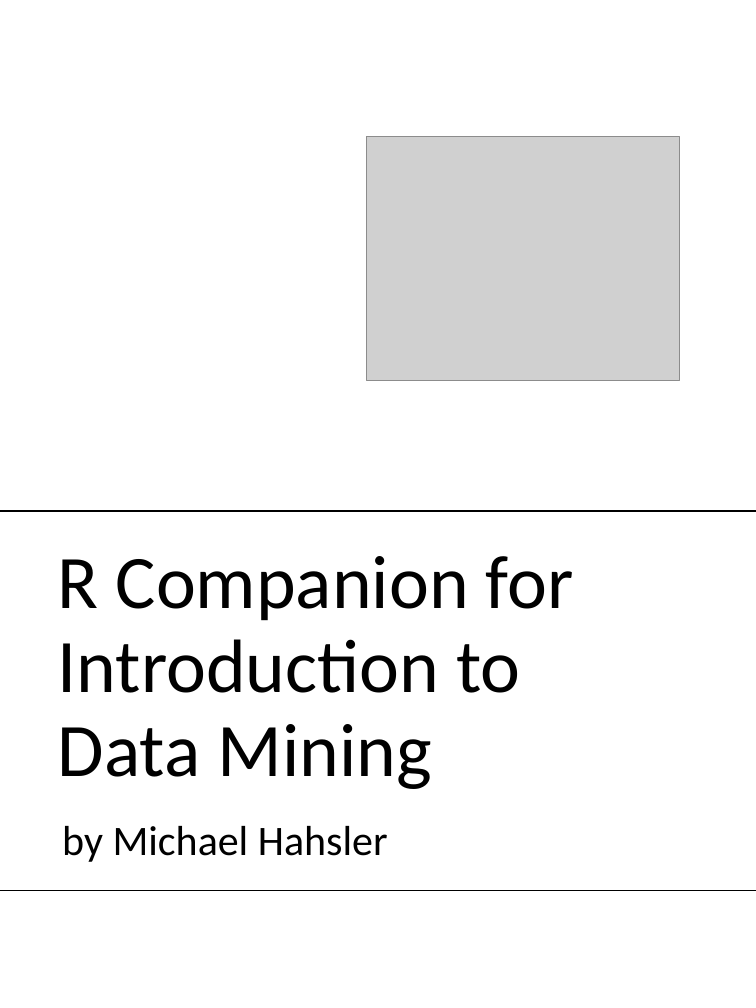
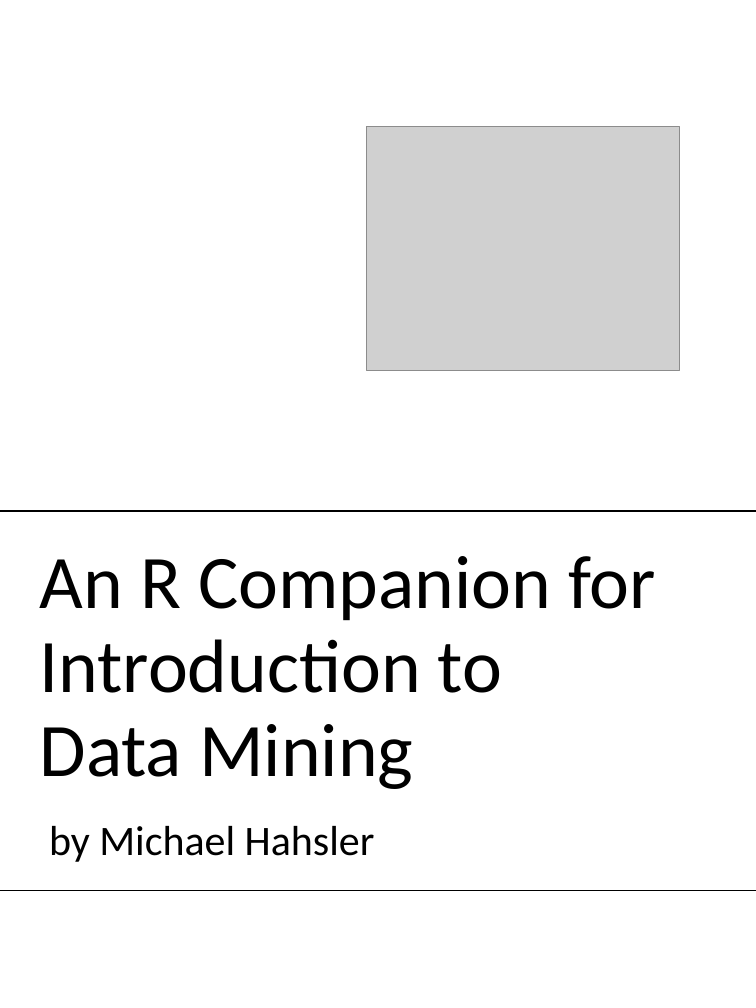
Before and after one commit to mhahsler/Introduction_to_Data_Mining_R_Examples, a slide deck: slide 1 of book_src/images/cover.pptx. Drawn at 756x1008 pixels with LibreOffice and Linux fonts; fonts in the diff are those of the drawing; grey boxes stand for pictures; background and template pictures are left out. Boxes give left, top, right and bottom in pixels: in the first picture for what was removed or moved away, otherwise in the second. Text is boxed around its words. In the diff, an @@ line names an element or a change of style, - is before the commit and + after.

```diff
--- a/book_src/images/cover.pptx
+++ b/book_src/images/cover.pptx
@@ picture: place and size @@
-picture at box(366, 137, 679, 380)
+picture at box(366, 127, 679, 370)
@@ text at box(40, 556, 656, 789): text changed @@
-R Companion for
-Introduction to
-Data Mining
+An R Companion for
+Introduction to
+Data Mining
@@ text "by Michael Hahsler": place and size @@
-text "by Michael Hahsler" at box(62, 826, 388, 862)
+text "by Michael Hahsler" at box(49, 826, 375, 862)
```
Also in this commit, not shown: 24 other files.
